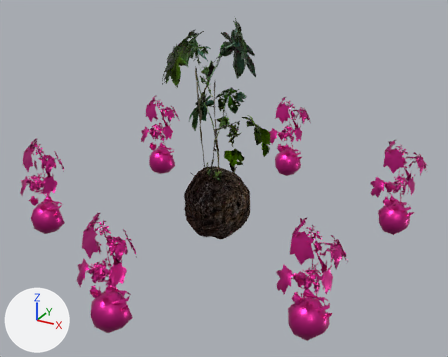
Two versions of the glTF model docs/theyhadaplant.glb, one commit apart.
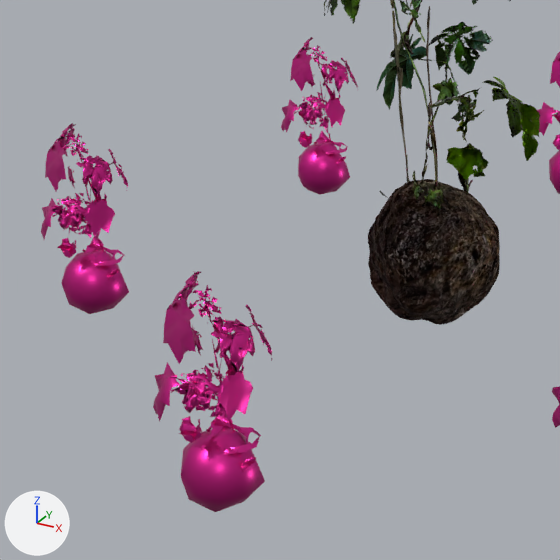
There are two pictures of each version: one whole from a 50 mm camera at (2.95, -5.26, 3.27) aimed at (0.15, -0.16, 0.72), one close up on the part from 0% to 63% of the width and 21% to 100% of the height. The axes (+X, +Y, +Z) are drawn at lower left. The lights are the same throughout. Where no turn or scale is listed for an object, it has been applied to the vertices.

Names of what the first close-up shows: 'leaf mid', 'leaf tall 1', 'leaf tall 2', 'leaf01', 'leaf02', 'leaf03', 'leaf04.001', 'leaf_lower', 'soil_reLo'.
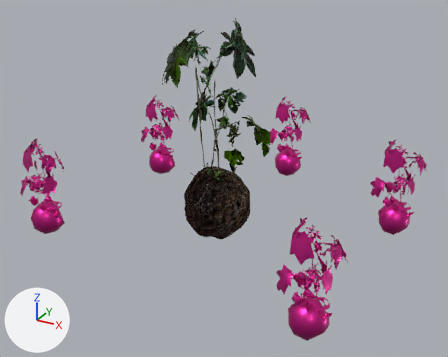
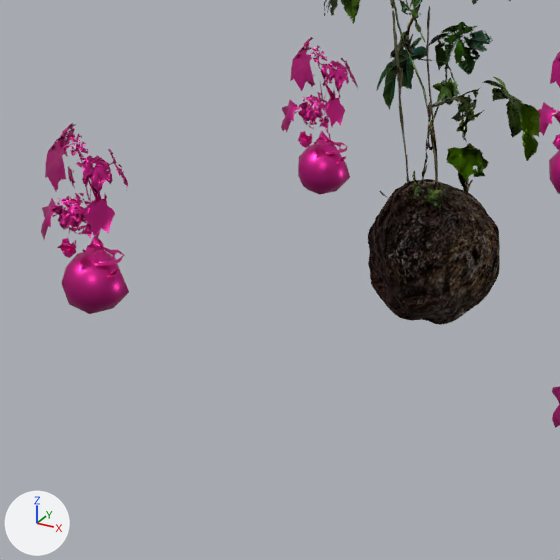
Changed parts and their boxes (x1, y1, x2, y2) in the close-ups (560 x 560 px):
'leaf04.001', deleted
    before: (153, 271, 272, 512)

Edits to the bpy script that builds the scene:
```text
Remove ob_leaf04_001:
    ob_leaf04_001 = bpy.data.objects.new('leaf04.001', me_leaf_tall_lo_3_015)
    ob_leaf04_001.location = (0.003, -1.901, 0.15)
```
